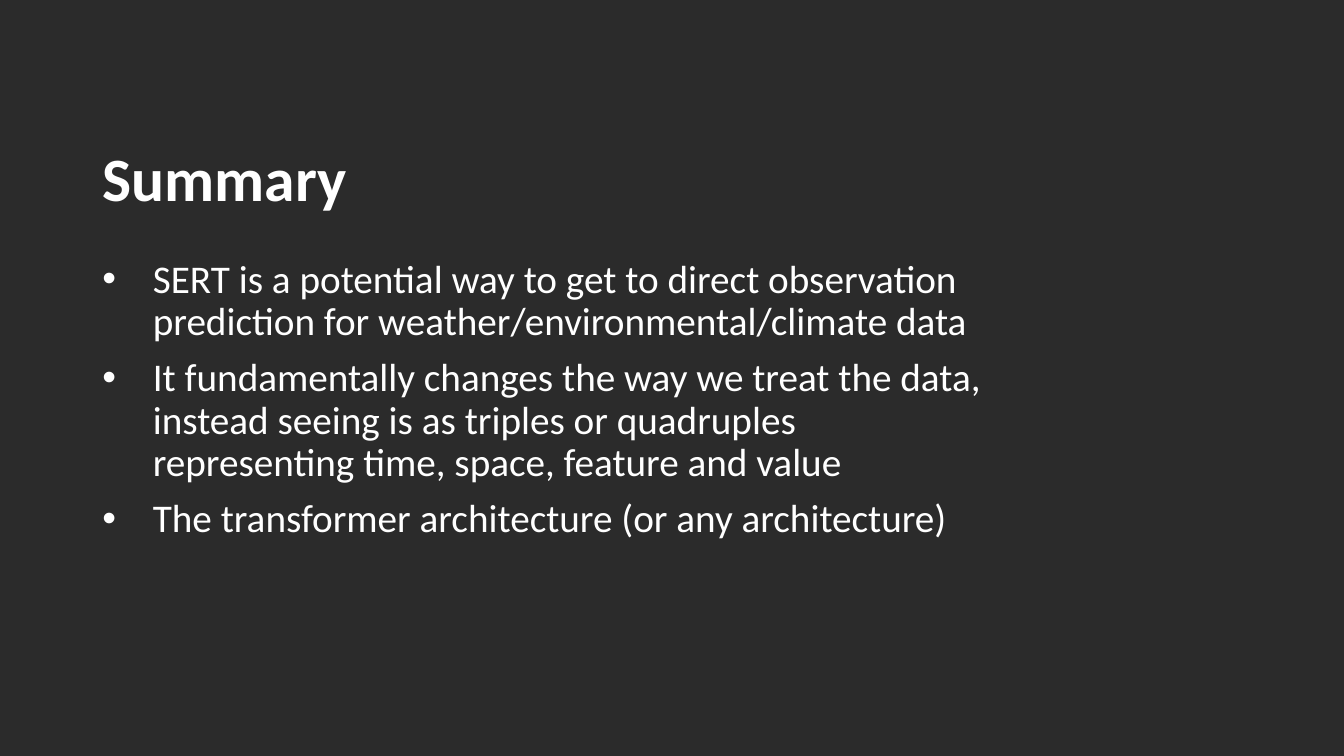
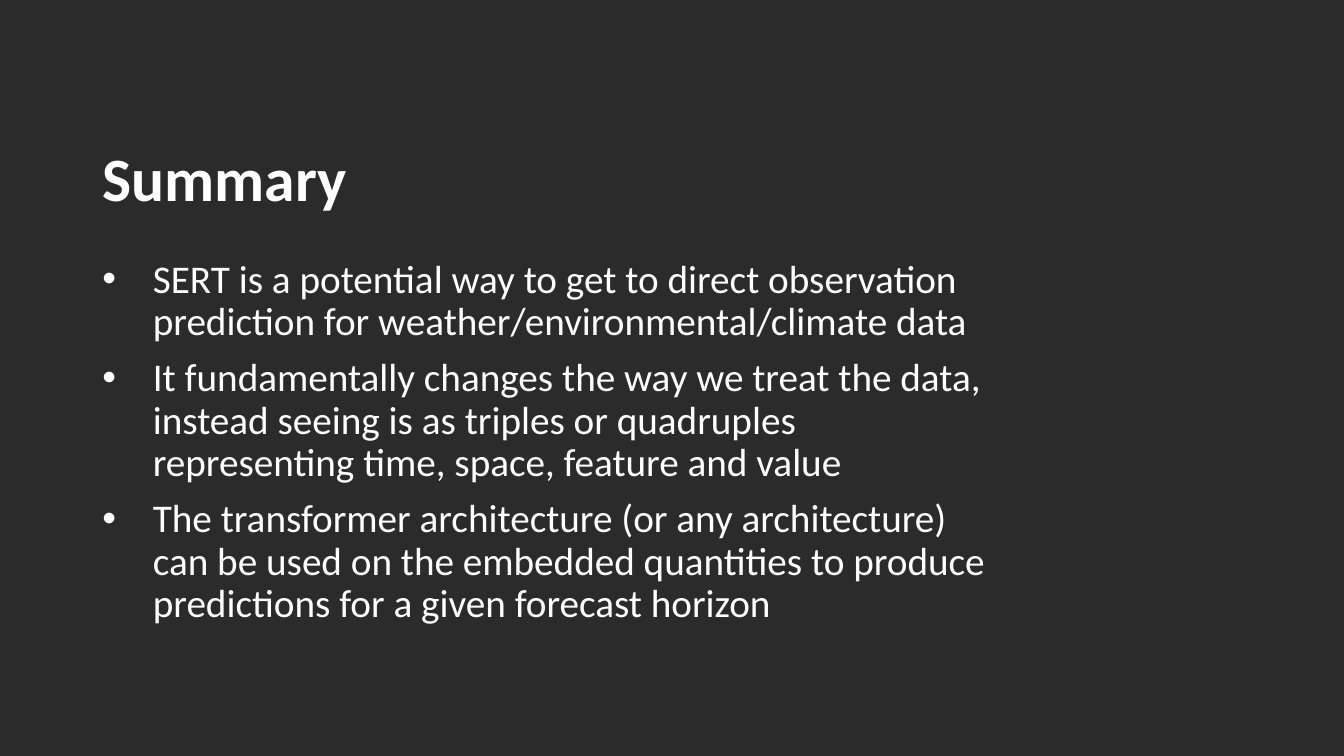
Before and after one commit to andrewcparnell/STAT41130, a slide deck: slide 23 of slides/day 4/D4C2_SERT.pptx. Drawn at 1344x756 pixels with LibreOffice and Linux fonts; fonts in the diff are those of the drawing; background and template pictures are left out; a plain dark background stands for a picture behind light text. Boxes give left, top, right and bottom in pixels: in the first picture for what was removed or moved away, otherwise in the second. Text is boxed around its words. In the diff, an @@ line names an element or a change of style, - is before the commit and + after.

```diff
--- a/slides/day 4/D4C2_SERT.pptx
+++ b/slides/day 4/D4C2_SERT.pptx
@@ text at (x1=153, y1=503, x2=984, y2=624): text changed @@
-• The transformer architecture (or any architecture)
+• The transformer architecture (or any architecture) can be used on the embedded quantities to produce predictions for a given forecast horizon
```
Also in this commit, not shown: 1 other slide changed, 3 other files.
